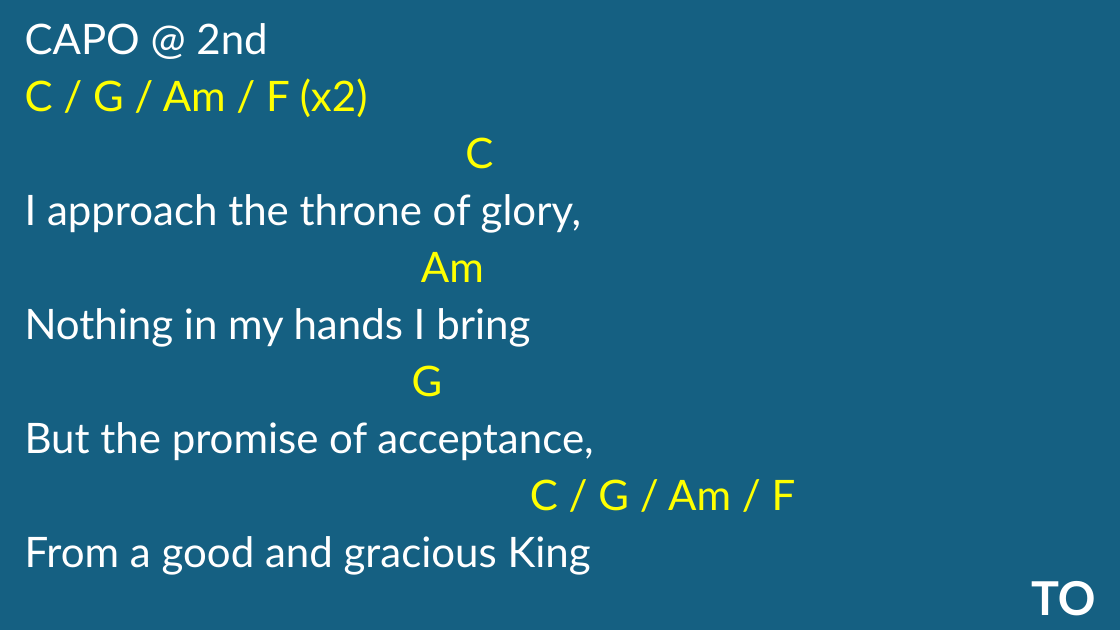
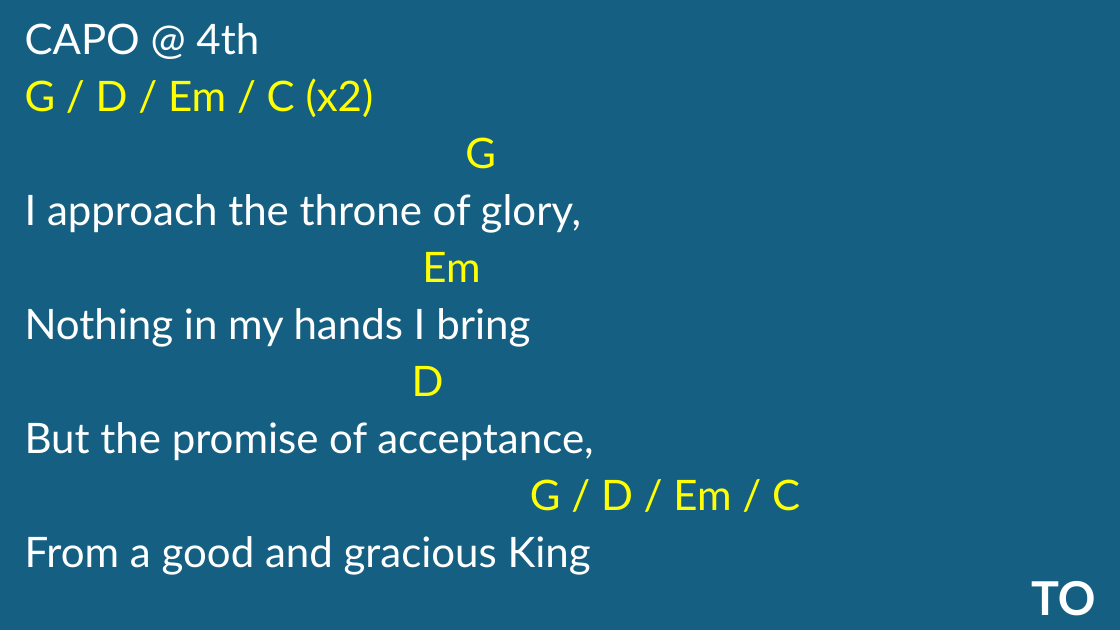
Before and after one commit to kendall412/worship, a slide deck: slide 2 of set/2026-11-22 ECBC-CH.pptx. Drawn at 1120x630 pixels with LibreOffice and Linux fonts; fonts in the diff are those of the drawing. Boxes give left, top, right and bottom in pixels: in the first picture for what was removed or moved away, otherwise in the second. Text is boxed around its words. In the diff, an @@ line names an element or a change of style, - is before the commit and + after.

Commit message:
revised

```diff
--- a/set/2026-11-22 ECBC-CH.pptx
+++ b/set/2026-11-22 ECBC-CH.pptx
@@ subtitle at (x1=25, y1=23, x2=496, y2=169): text changed @@
-CAPO @ 2nd
-C / G / Am / F (x2)
-C
+CAPO @ 4th
+G / D / Em / C (x2)
+G
@@ subtitle at (x1=422, y1=252, x2=480, y2=282): text changed @@
-Am
+Em
@@ subtitle at (x1=412, y1=366, x2=444, y2=396): text changed @@
-G
+D
@@ subtitle at (x1=530, y1=479, x2=800, y2=511): text changed @@
-C / G / Am / F
+G / D / Em / C
```
Also in this commit, not shown: 10 other slides changed, 2 slides removed.
